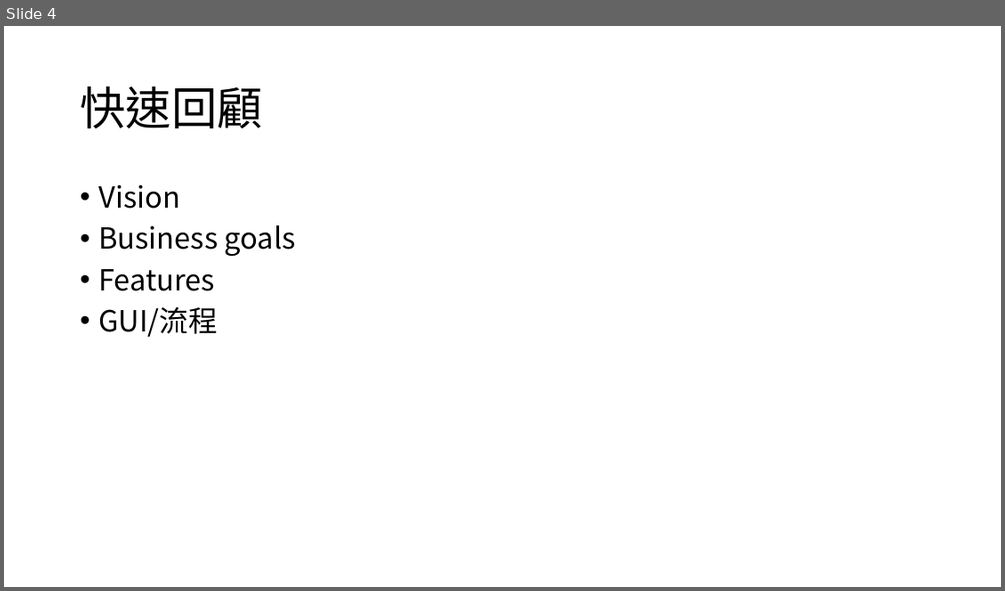
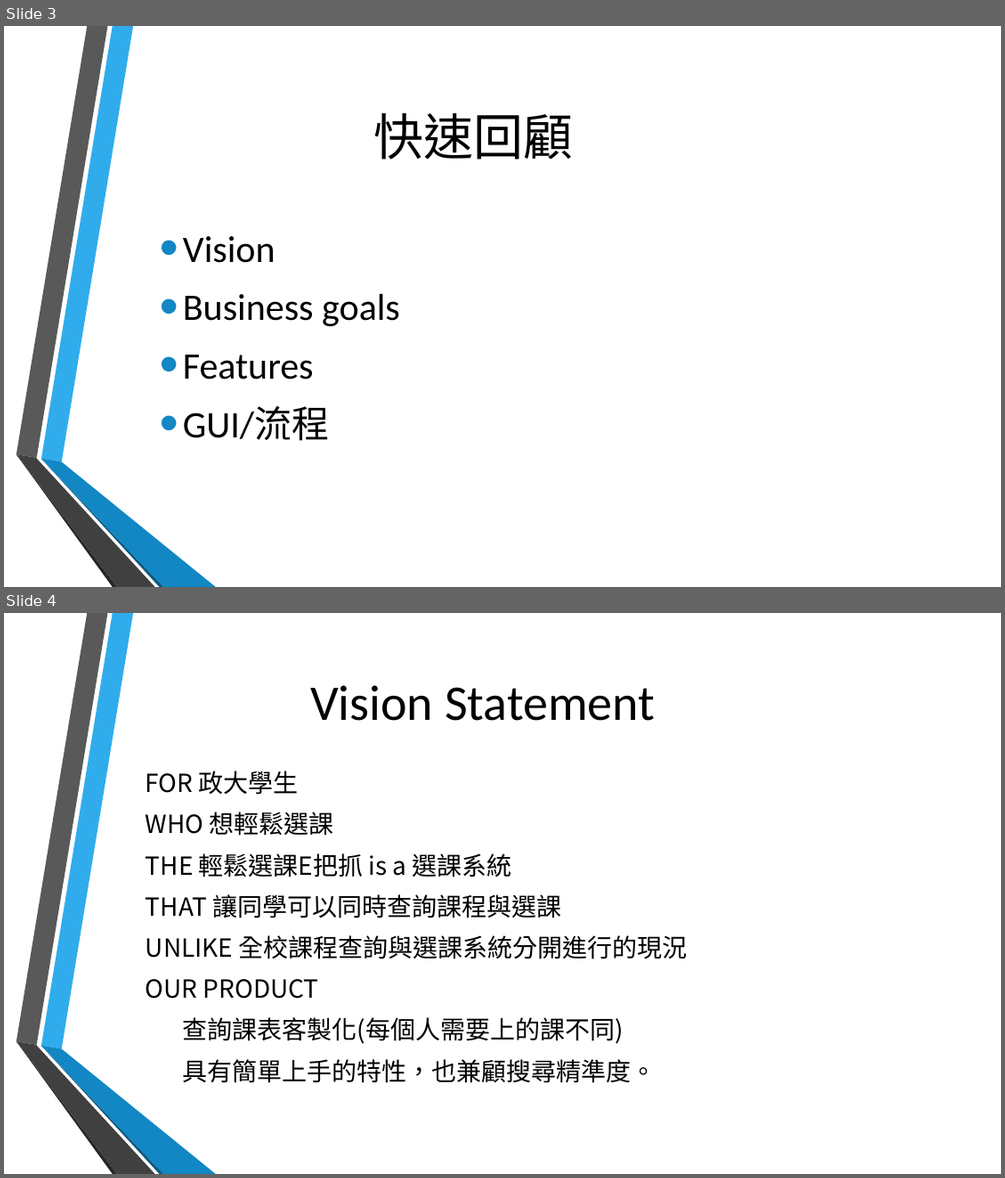
Before and after one commit to TeamTOS/courseSelecting, a slide deck: 期末結案.pptx. Shown one above the other, each under a label of ours: slide 4 before the commit, slides 3 and 4 after it. The pictures are 1005x591 and 1005x1178 pixels, drawn with LibreOffice and Linux fonts; fonts in the diff are those of the drawing; background and template pictures are left out. Boxes give left, top, right and bottom in pixels: in the first picture for what was removed or moved away, otherwise in the second. Text is boxed around its words. In the diff, an @@ line names an element or a change of style, - is before the commit and + after.

```diff
--- a/期末結案.pptx
+++ b/期末結案.pptx
@@ slide 4 added at box(4, 613, 1001, 1174), background picture (left out); not listed: 6 template elements that a slide beside it also shows @@
@@ title added at box(310, 685, 655, 721), 48 pt, text #000000 @@
+Vision Statement
@@ text added at box(146, 771, 688, 1083), 24 pt, text #000000 @@
+FOR 政大學生
+WHO 想輕鬆選課
+THE 輕鬆選課E把抓 is a 選課系統
+THAT 讓同學可以同時查詢課程與選課
+UNLIKE 全校課程查詢與選課系統分開進行的現況
+OUR PRODUCT
+查詢課表客製化(每個人需要上的課不同)
+具有簡單上手的特性，也兼顧搜尋精準度。
@@ what was slide 4 is now slide 3 @@
@@ slide 3 changed as well @@
@@ title "快速回顧": place and size @@
-title "快速回顧" at box(80, 87, 262, 128)
+title "快速回顧" at box(374, 113, 574, 160)
@@ title "快速回顧" at box(374, 113, 574, 160): size 44 to 48 pt, font Noto Sans CJK SC to Calibri; alignment left to centre; line spacing 0.9 to 1 @@
@@ text "Vision": place and size @@
-text "Vision" at box(98, 184, 296, 337)
+text "Vision" at box(183, 236, 400, 441)
@@ text "Vision" at box(183, 236, 400, 441): size 28 to 36 pt, font Noto Sans CJK SC to Calibri; indent changed; more space between paragraphs; vertical alignment top to middle @@
@@ group added at box(16, 26, 216, 587): 6 freeform shapes @@
```
Also in this commit, not shown: 7 other slides changed, 3 other slides added.
